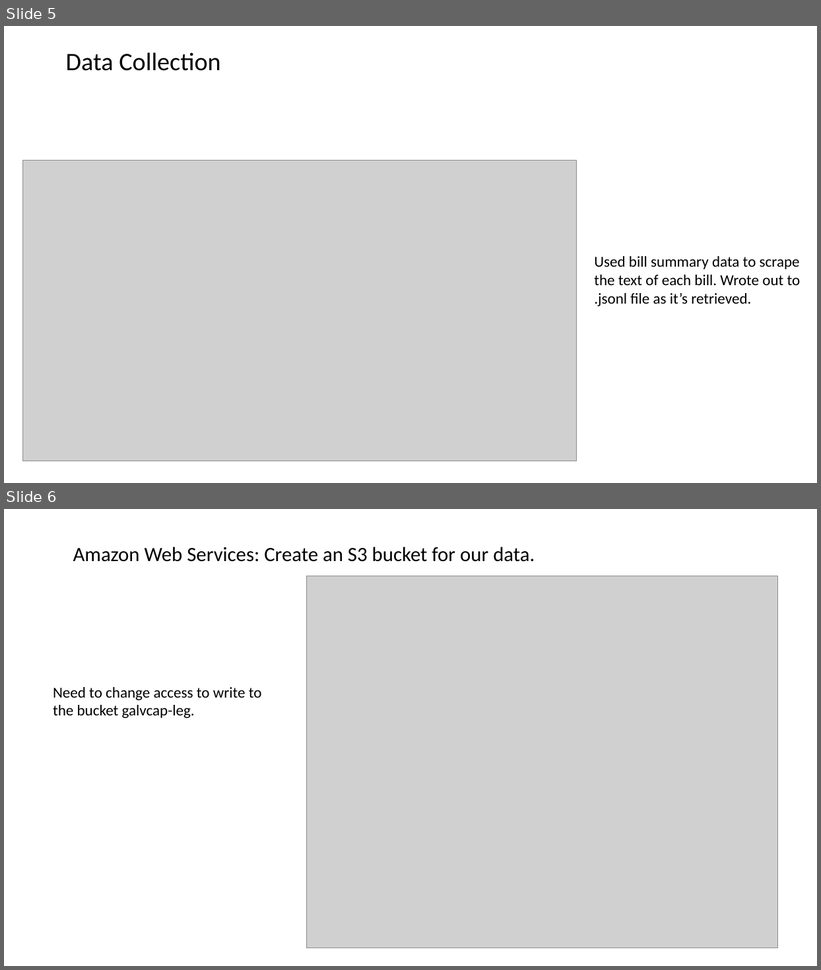
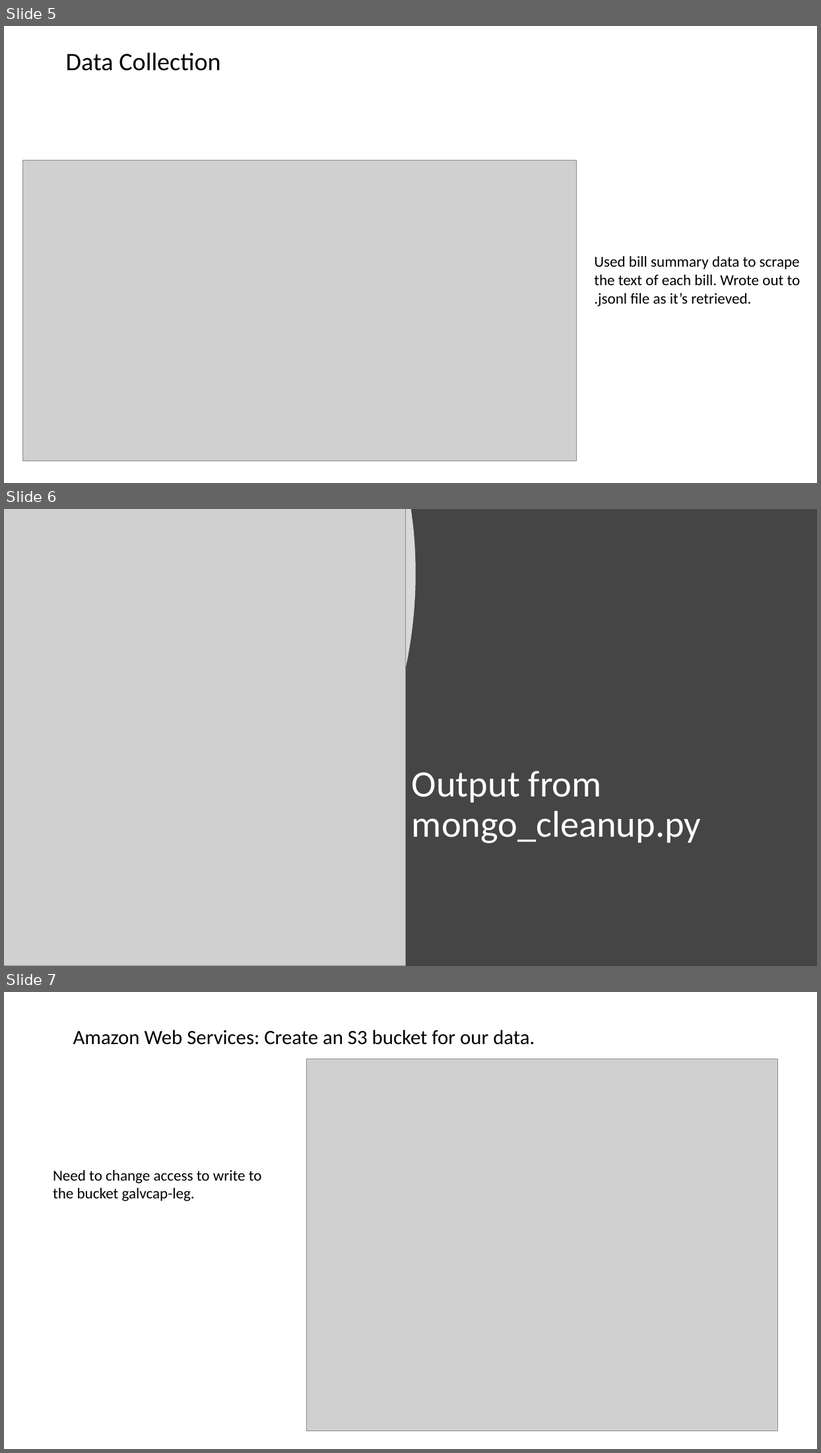
Before and after one commit to BruceZu/galvanize_capstone, a slide deck: Galvanize Capstone Process.pptx. Shown one above the other, each under a label of ours: slides 5 and 6 before the commit, slides 5, 6 and 7 after it. The pictures are 821x970 and 821x1453 pixels, drawn with LibreOffice and Linux fonts; fonts in the diff are those of the drawing; grey boxes stand for pictures. Boxes give left, top, right and bottom in pixels: in the first picture for what was removed or moved away, otherwise in the second. Text is boxed around its words. In the diff, an @@ line names an element or a change of style, - is before the commit and + after.

```diff
--- a/Galvanize Capstone Process.pptx
+++ b/Galvanize Capstone Process.pptx
@@ slide 6 added at (4, 509, 817, 966), background #454545 @@
@@ freeform shape added at (4, 509, 416, 966), fill #FFFFFF at 80% opacity @@
@@ picture added at (4, 509, 406, 966) @@
@@ text added at (412, 771, 701, 844), 44 pt, text #FFFFFF @@
+Output from mongo_cleanup.py
@@ what was slide 6 is now slide 7 @@
```
Also in this commit, not shown: 1 other file.
